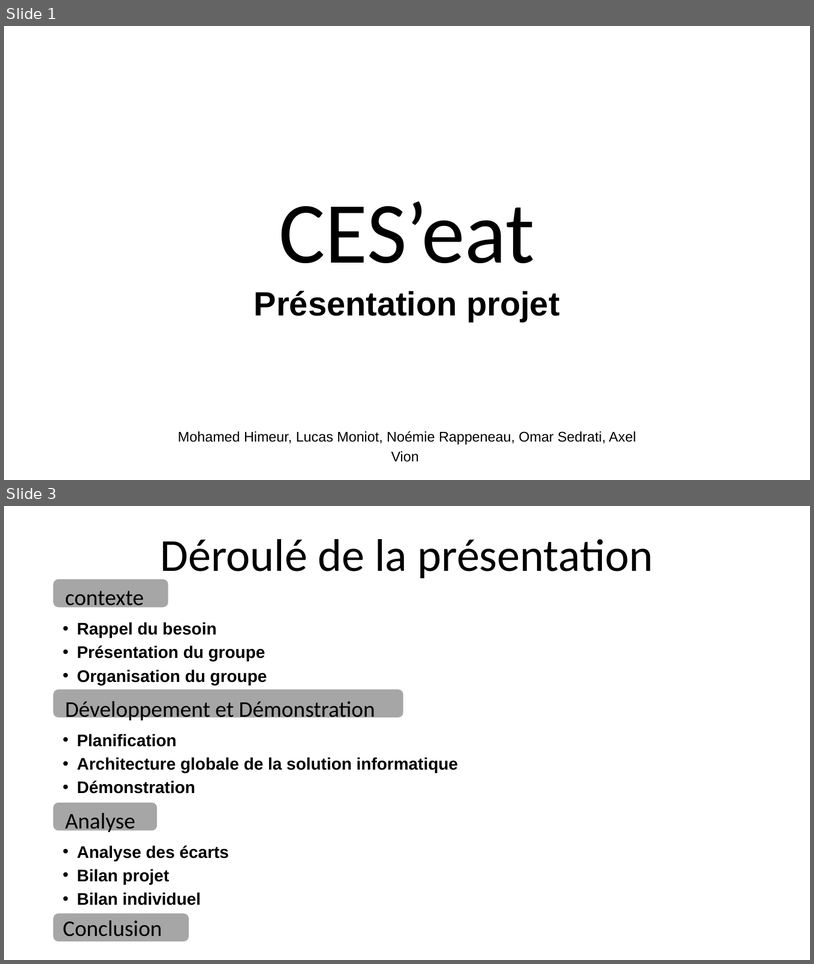
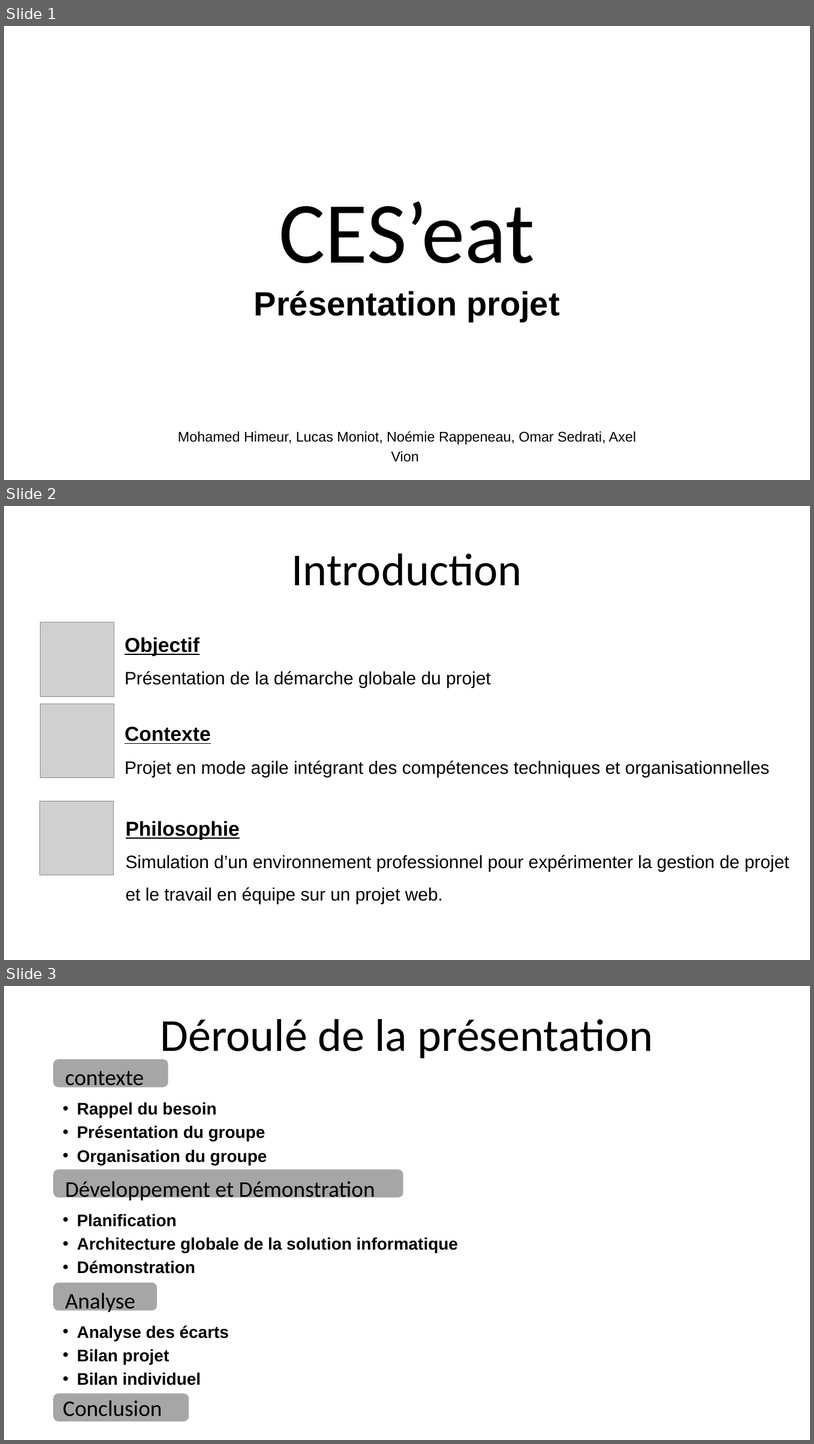
Before and after one commit to omar-sdt/CES-eat, a slide deck: docs/Présentation CES'eat.pptx. Shown one above the other, each under a label of ours: slides 1 and 3 before the commit, slides 1, 2 and 3 after it; the slides between them are not shown. The pictures are 814x964 and 814x1444 pixels, drawn with LibreOffice and Linux fonts; fonts in the diff are those of the drawing; grey boxes stand for pictures; background and template pictures are left out. Boxes give left, top, right and bottom in pixels: in the first picture for what was removed or moved away, otherwise in the second. Text is boxed around its words. In the diff, an @@ line names an element or a change of style, - is before the commit and + after.

Commit message:
Add introduction + conclusion + individual

```diff
--- a/docs/Présentation CES'eat.pptx
+++ b/docs/Présentation CES'eat.pptx
@@ slide 2 added at [4,506,810,960], background picture (left out) @@
@@ text added at [292,553,522,586], 81.7 pt, text #000000 @@
+Introduction
@@ picture added at [40,622,114,696] @@
@@ text added at [125,637,491,688], 32 pt, text #000000 @@
+Objectif
+Présentation de la démarche globale du projet
@@ picture added at [40,703,114,777] @@
@@ text added at [125,726,770,777], 32 pt, text #000000 @@
+Contexte
+Projet en mode agile intégrant des compétences techniques et organisationnelles
@@ picture added at [39,801,113,874] @@
@@ text added at [126,820,790,904], 32 pt, text #000000 @@
+Philosophie
+Simulation d’un environnement professionnel pour expérimenter la gestion de projet et le travail en équipe sur un projet web.
```
Also in this commit, not shown: 8 other slides added, 1 slide removed.
